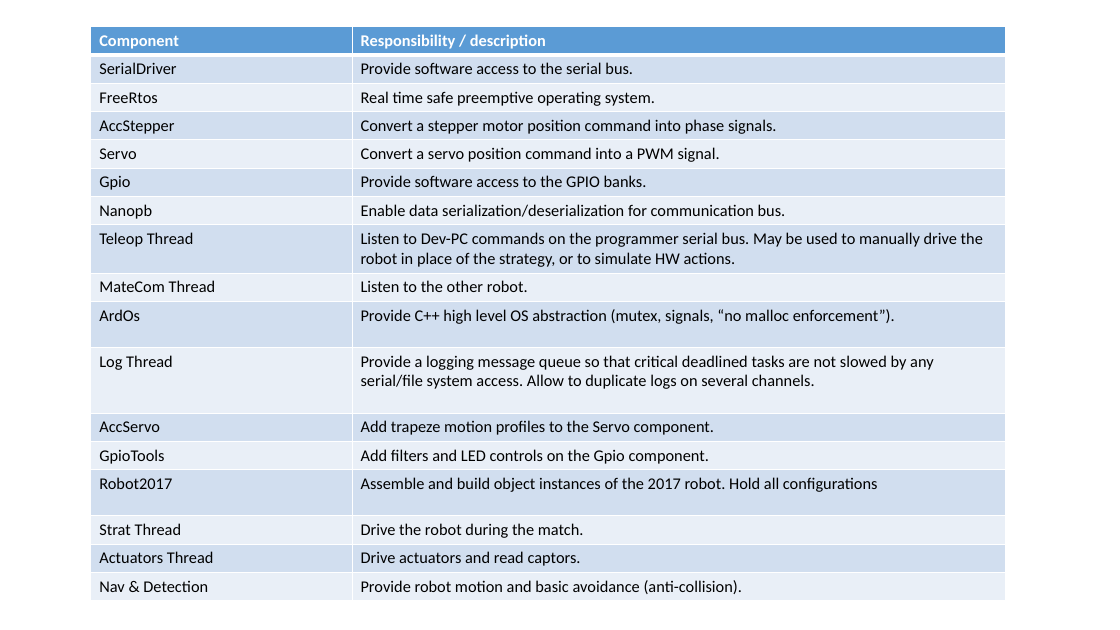
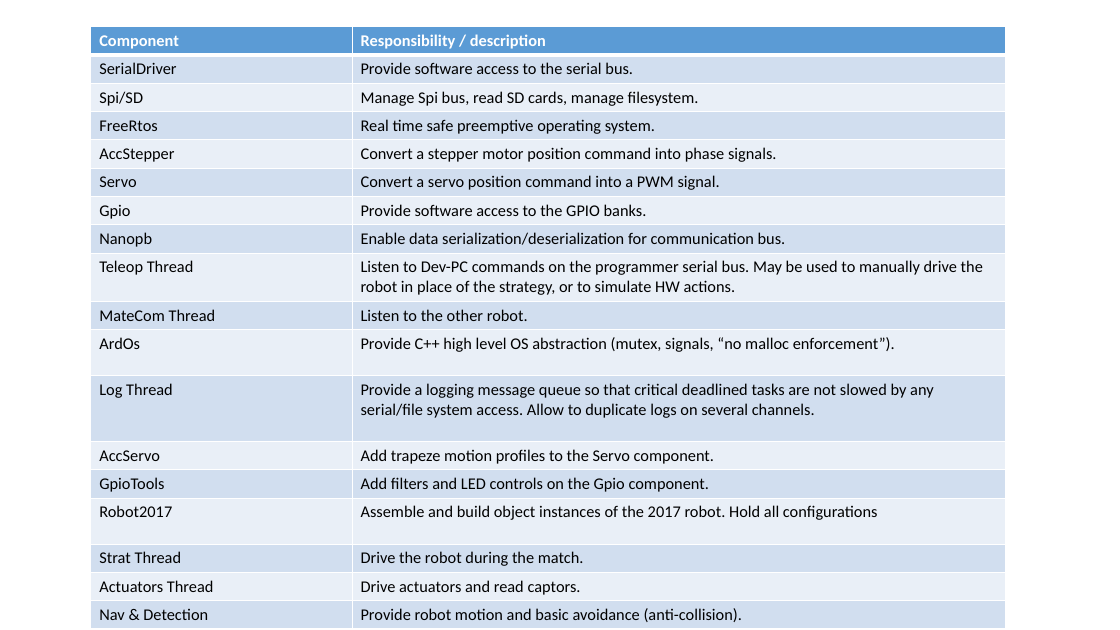
Before and after one commit to wixiw/ard2017, a slide deck: slide 2 of docs/PMI2017_archiSW.pptx. Drawn at 1120x630 pixels with LibreOffice and Linux fonts; fonts in the diff are those of the drawing. Boxes give left, top, right and bottom in pixels: in the first picture for what was removed or moved away, otherwise in the second. Text is boxed around its words. In the diff, an @@ line names an element or a change of style, - is before the commit and + after.

```diff
--- a/docs/PMI2017_archiSW.pptx
+++ b/docs/PMI2017_archiSW.pptx
@@ table at (91,27,1006,626) @@
+row 3: Spi/SD | Manage Spi bus, read SD cards, manage filesystem.
```
Also in this commit, not shown: 1 other slide changed, 16 other files.
